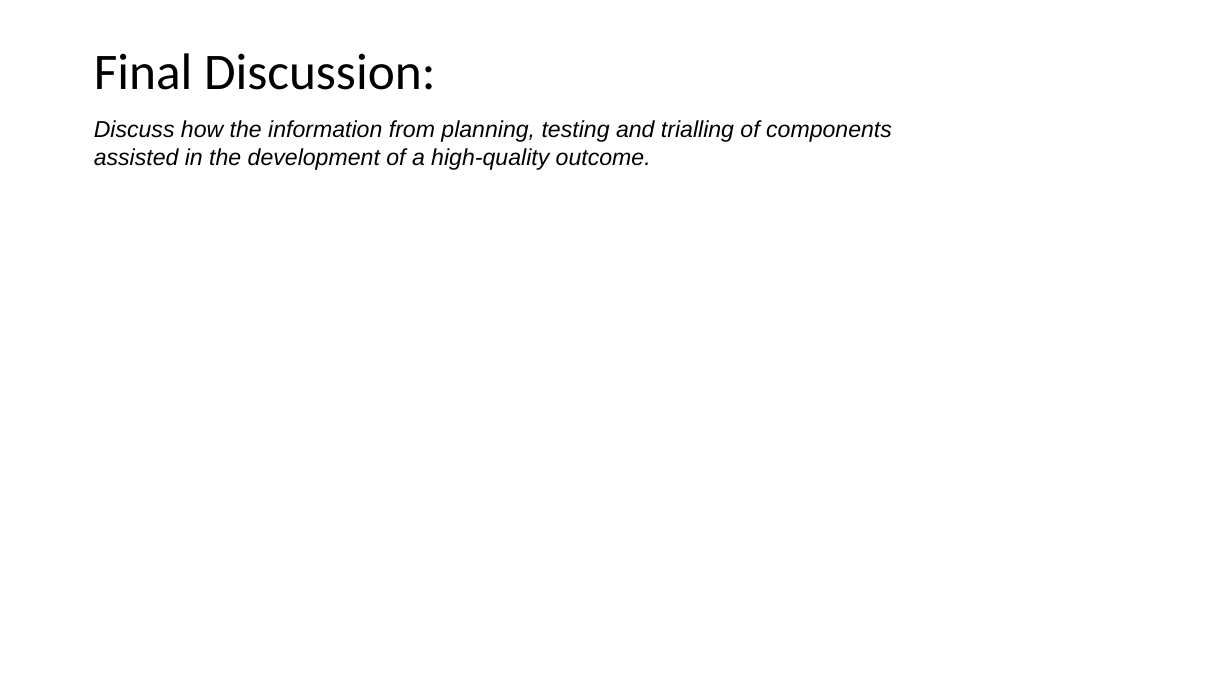
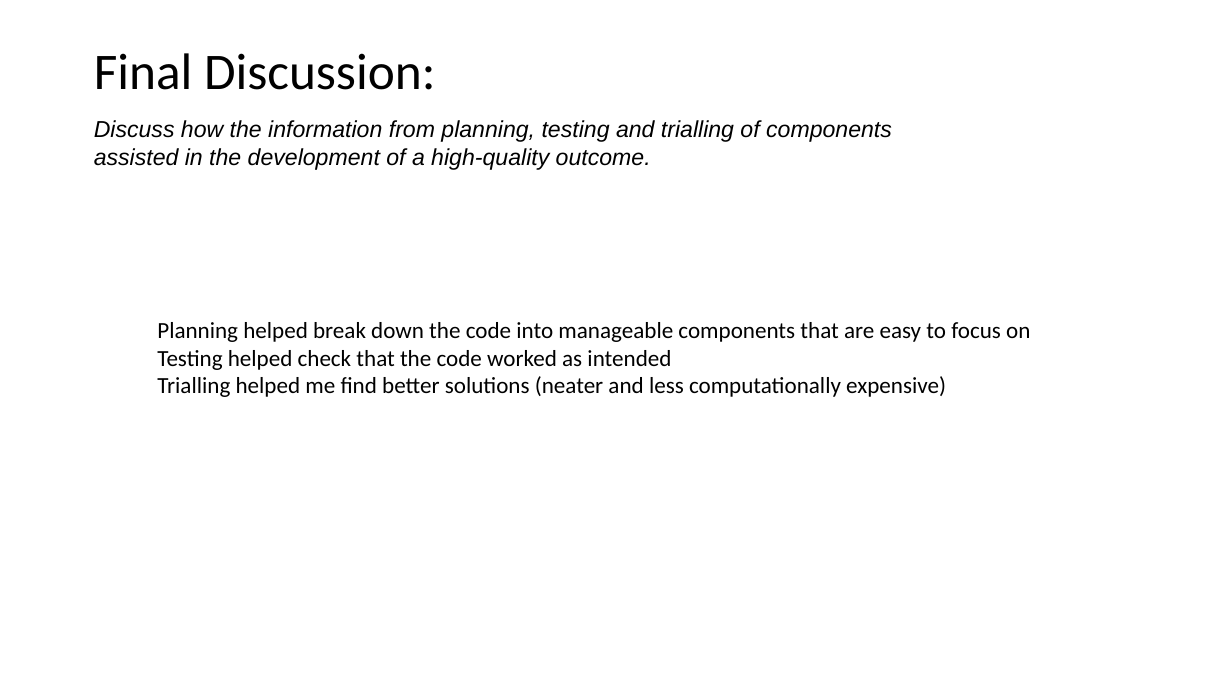
Before and after one commit to NathanTaskerSchool/Lucky-Unicorn, a slide deck: slide 12 of More Files/1.7 and 1.8 documentation .pptx. Drawn at 1232x693 pixels with LibreOffice and Linux fonts; fonts in the diff are those of the drawing. Boxes give left, top, right and bottom in pixels: in the first picture for what was removed or moved away, otherwise in the second. Text is boxed around its words. In the diff, an @@ line names an element or a change of style, - is before the commit and + after.

```diff
--- a/More Files/1.7 and 1.8 documentation .pptx
+++ b/More Files/1.7 and 1.8 documentation .pptx
@@ text added at bbox=[157, 322, 1030, 397], 18 pt, text #000000 @@
+Planning helped break down the code into manageable components that are easy to focus on
+Testing helped check that the code worked as intended
+Trialling helped me find better solutions (neater and less computationally expensive)
```
Also in this commit, not shown: 1 other slide changed.
